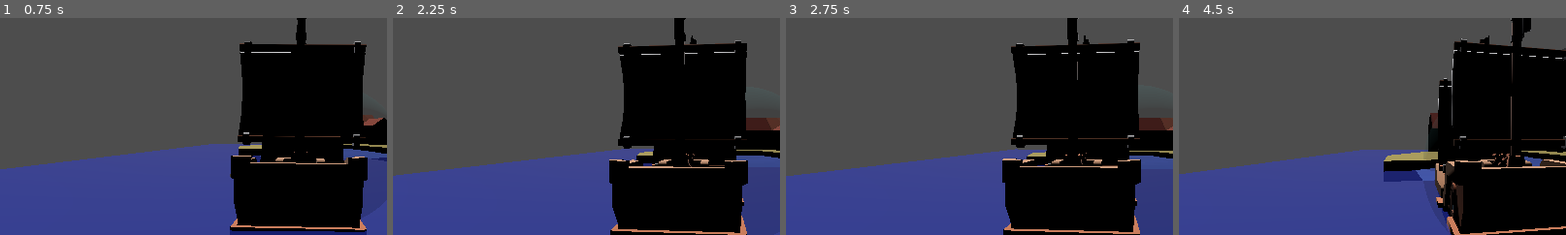
Above: before the commit, frames 1-4 (left to right).
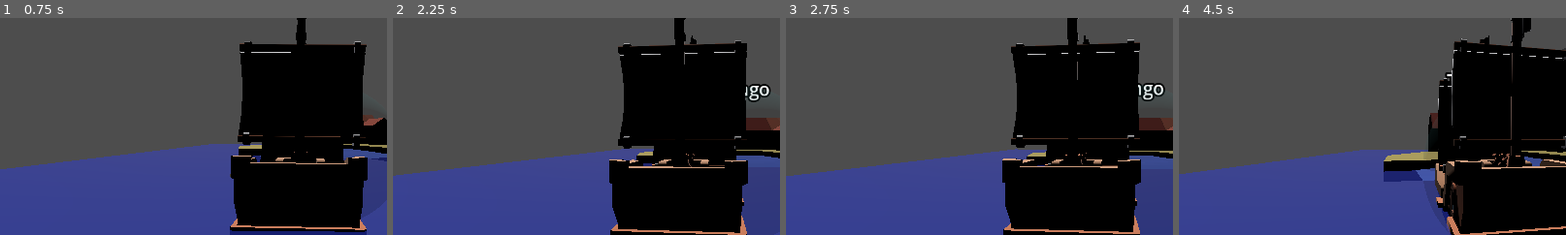
Above: after the commit, the same moments.

Repository: josephshell/UnnamedSailingGame
Game: Godot game, scene res://scenes/Main.tscn
The game is run twice, just before and just after one commit, with the same random seed, the same clock (stepped at 60 frames per second) and the same inputs.
Inputs (mouse positions are % of the whole screen's width and height, from its top left):
- Up to frame 1 (0.75 s): move the mouse to (49, 52) at 0.52 s; hold W (move_forward) from 0.53 s (still down); hold E (interact) from 0.53 s (still down)
- Up to frame 2 (2.25 s): keep holding W (move_forward); tap Space (jump) at 0.77, 1.52 s; move the mouse to (57, 51) at 1.27 s; release E (interact) at 1.28 s; tap E (interact) at 1.35 s; move the mouse to (42, 49) at 2.02 s; hold E (interact) from 2.03 s (still down)
- Up to frame 3 (2.75 s): keep holding W (move_forward); keep holding E (interact)
- Up to frame 4 (4.5 s): move the mouse to (51, 50) at 2.77 s; release W (move_forward) at 2.78 s; release E (interact) at 2.78 s; hold A (move_left) 2.78-3.53 s; tap E (interact) at 2.85, 4.35 s; tap Space (jump) at 3.02, 3.77 s; move the mouse to (46, 48) at 3.52 s; hold E (interact) 3.53-4.28 s; hold W (move_forward) from 3.53 s (still down); move the mouse to (55, 50) at 4.27 s
The pictures show only the part of the screen within x 11-61%, y 23-73%; the shares and areas given below are measured in that part.

Frame 1 is identical in both runs. In frame 2, 0.4% of the frame differs, in the area x 90-98%, y 30-39%; in frame 3, 0.4%, in the area x 90-98%, y 29-39%; in frame 4, less than 0.1%.

Commit message:
Added Label3D's to show names of ports from a distance

Diff:
--- a/scenes/trade/trading_post.gd
+++ b/scenes/trade/trading_post.gd
@@ -6,6 +6,8 @@
 @export var trading_post_name: String = "UNNAMED"
 @export var trade_inventory: TradeInventory
 
+@onready var trading_post_billboard: Label3D = %TradingPostBillboard
+
 func _ready():
 	area_entered.connect(func(area):
 		trading_post_entered.emit(self, area)
@@ -13,6 +15,7 @@
 	area_exited.connect(func(area):
 		trading_post_exited.emit(self, area)
 	)
+	trading_post_billboard.text = trading_post_name
 
 func is_item_wanted(trade_item: Enums.TradeItem) -> bool:
 	return _has_buy_price(trade_item)
--- a/scenes/trade/trading_post.tscn
+++ b/scenes/trade/trading_post.tscn
@@ -1,7 +1,7 @@
 [gd_scene format=3 uid="uid://c4xlp33se5b2j"]
 
-[ext_resource type="Script" uid="uid://c1fh31vovoau0" path="res://buoyancy/trade/trading_post.gd" id="1_wg4ra"]
-[ext_resource type="PackedScene" uid="uid://5yxwe2bglav7" path="res://Assets/house_on_a_lake.fbx" id="2_ru3gy"]
+[ext_resource type="Script" uid="uid://c1fh31vovoau0" path="res://scenes/trade/trading_post.gd" id="1_wg4ra"]
+[ext_resource type="PackedScene" uid="uid://5yxwe2bglav7" path="res://Assets/trading_post/house_on_a_lake.fbx" id="2_ru3gy"]
 
 [sub_resource type="SphereShape3D" id="SphereShape3D_w45kc"]
 radius = 20.0
@@ -15,7 +15,7 @@
 radius = 20.0
 height = 40.0
 
-[node name="CoffeeTradingPost" type="Area3D" unique_id=776951108]
+[node name="TradingPost" type="Area3D" unique_id=776951108]
 script = ExtResource("1_wg4ra")
 trading_post_name = "Coffee House"
 metadata/_custom_type_script = "uid://c1fh31vovoau0"
@@ -30,3 +30,11 @@
 [node name="PortVisualizer" type="MeshInstance3D" parent="." unique_id=327860772]
 transform = Transform3D(1, 0, 0, 0, 1, 0, 0, 0, 1, -0.48416138, 0, 3.7068634)
 mesh = SubResource("SphereMesh_gay3b")
+
+[node name="TradingPostBillboard" type="Label3D" parent="." unique_id=441048252]
+unique_name_in_owner = true
+transform = Transform3D(1, 0, 0, 0, 1, 0, 0, 0, 1, 19.561363, 0, -8.010594)
+pixel_size = 0.2
+offset = Vector2(0, 118.525)
+billboard = 2
+text = "INSERT NAME HERE"
